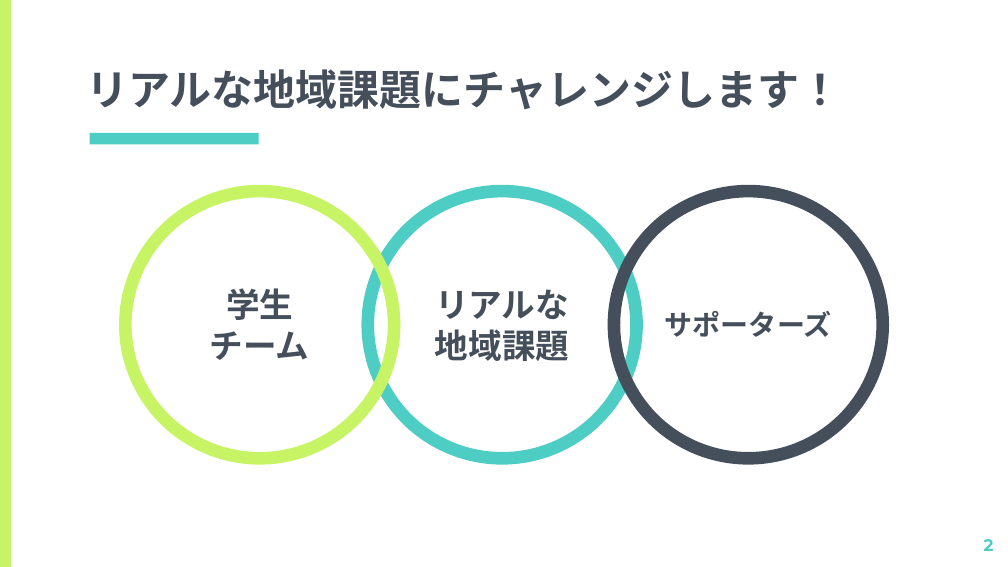
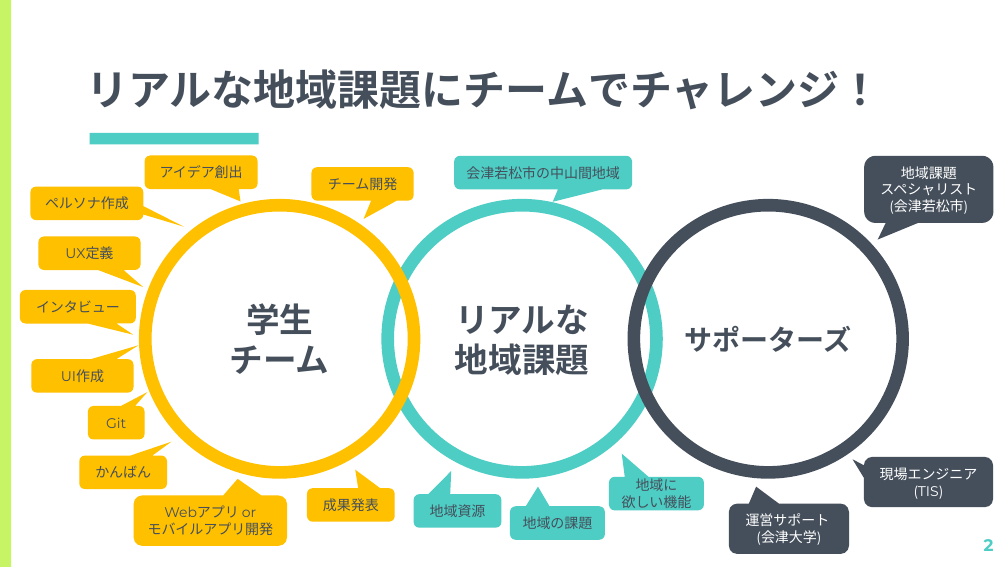
Before and after one commit to kiyohome/wacchi, a slide deck: slide 2 of 2021/ITで地域課題を解決しよう.pptx. Drawn at 1008x567 pixels with LibreOffice and Linux fonts; fonts in the diff are those of the drawing. Boxes give left, top, right and bottom in pixels: in the first picture for what was removed or moved away, otherwise in the second. Text is boxed around its words. In the diff, an @@ line names an element or a change of style, - is before the commit and + after.

Commit message:
21年度の会津大向け勉強会資料の追加

```diff
--- a/2021/ITで地域課題を解決しよう.pptx
+++ b/2021/ITで地域課題を解決しよう.pptx
@@ title at [86,69,882,109]: text changed @@
-リアルな地域課題にチャレンジします！
+リアルな地域課題にチームでチャレンジ！
@@ rounded speech box added at [144,155,257,188], fill #FFC000, 10 pt, text #454F5B @@
+アイデア創出
@@ rounded speech box added at [311,167,413,201], fill #FFC000, 10 pt, text #454F5B @@
+チーム開発
@@ rounded speech box added at [455,156,633,190], fill #4ECDC4, 10 pt, text #454F5B @@
+会津若松市の中山間地域
@@ rounded speech box added at [864,156,993,224], fill #454F5B, 10 pt, text #FFFFFF @@
+地域課題
+スペシャリスト
+(会津若松市)
@@ rounded speech box added at [30,186,143,220], fill #FFC000, 10 pt, text #454F5B @@
+ペルソナ作成
@@ ellipse "学生" at [145,206,414,473]: outline #C7F464 9 pt to #FFC000 9 pt @@
@@ 3 ellipses: place and size @@
-3 ellipses at [125,192,883,459]
+3 ellipses at [145,206,903,473]
@@ rounded speech box added at [38,237,140,270], fill #FFC000, 10 pt, text #454F5B @@
+UX定義
@@ rounded speech box added at [20,290,136,324], fill #FFC000, 10 pt, text #454F5B @@
+インタビュー
@@ rounded speech box added at [31,359,133,392], fill #FFC000, 10 pt, text #454F5B @@
+UI作成
@@ rounded speech box added at [88,406,144,439], fill #FFC000, 10 pt, text #454F5B @@
+Git
@@ rounded speech box added at [80,456,167,489], fill #FFC000, 10 pt, text #454F5B @@
+かんばん
@@ rounded speech box added at [609,477,704,510], fill #4ECDC4, 10 pt, text #454F5B @@
+地域に
+欲しい機能
@@ rounded speech box added at [864,457,993,507], fill #454F5B, 10 pt, text #FFFFFF @@
+現場エンジニア
+(TIS)
@@ rounded speech box added at [134,496,287,546], fill #FFC000, 10 pt, text #454F5B @@
+Webアプリ or
+モバイルアプリ開発
@@ rounded speech box added at [307,488,395,521], fill #FFC000, 10 pt, text #454F5B @@
+成果発表
@@ rounded speech box added at [413,494,501,527], fill #4ECDC4, 10 pt, text #454F5B @@
+地域資源
@@ rounded speech box added at [510,506,605,539], fill #4ECDC4, 10 pt, text #454F5B @@
+地域の課題
@@ rounded speech box added at [729,504,849,554], fill #454F5B, 10 pt, text #FFFFFF @@
+運営サポート
+(会津大学)
```
Also in this commit, not shown: 9 other slides changed, 4 slides added, 5 slides removed, 1 other file.
